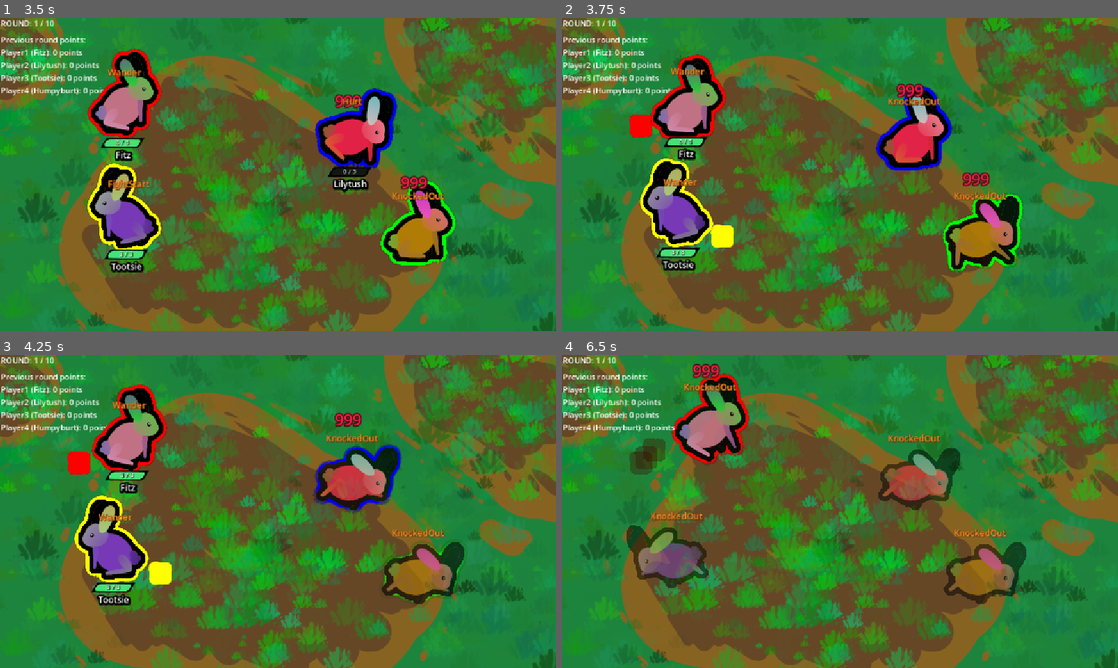
Above: before the commit, frames 1-4 (two rows, left to right).
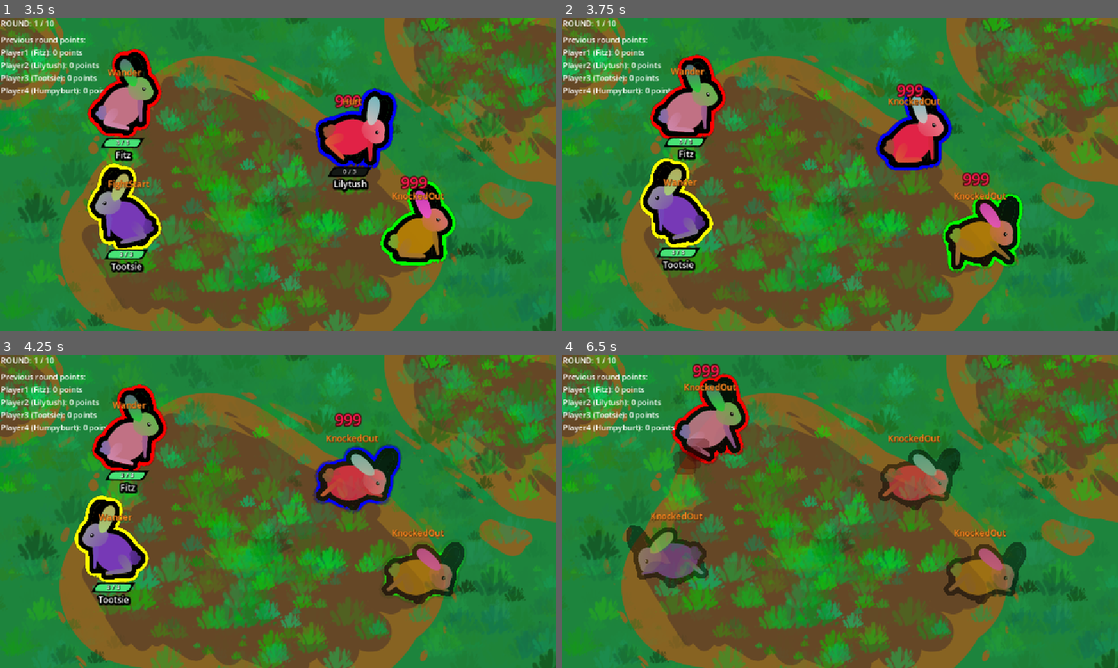
Above: after the commit, the same moments.

Repository: Galitie/tm2
Game: Godot game, scene res://test_scene.tscn
Two runs of this game, one before a commit and one after it. Both use one fixed random seed, a clock stepped at 60 frames per second and the inputs below. Sound files missing from this copy of the repository are replaced by a short silence.
Inputs (mouse positions are in pixels of both pictures, inside the frame that each line leads up to):
- Up to frame 1 (3.5 s): click (72, 68) at 0.52 s; click (72, 68) at 1.27 s; click (72, 68) at 2.02 s; tap Enter (ui_accept) at 2.75, 2.85, 3.02, 3.32 s; move the mouse to (400, 158) at 2.77 s; click (400, 158) at 2.92 s
- Up to frame 2 (3.75 s): drag from (728, 190) to (684, 115) at 3.52 s
- Up to frame 3 (4.25 s): no input
- Up to frame 4 (6.5 s): move the mouse to (895, 442) at 4.27 s; tap Enter (ui_accept) at 4.35, 5.85, 6.02, 6.32 s; click (895, 442) at 4.42 s; drag from (812, 574) to (650, 452) at 5.02 s; move the mouse to (1006, 558) at 5.77 s; click (1006, 558) at 5.92 s

Frame 1 is identical in both runs. In frame 2, 0.6% of the frame differs, in the area x 12-31%, y 30-74%; in frame 3, 0.6%; in frame 4, 1.1%, in the area x 12-27%, y 26-39%.

Commit message:
Slime updates

Diff:
--- a/StateMachine/hurt.gd
+++ b/StateMachine/hurt.gd
@@ -7,6 +7,7 @@
 	monster.velocity = Vector2.ZERO
 	monster.animation_player.play("hurt")
 
+
 func animation_finished(anim_name: String):
 	if monster.current_hp <= 0:
 		Transitioned.emit("knockedout")
@@ -15,7 +16,5 @@
 		var rand = [0,1].pick_random()
 		if rand:
 			ChooseNewState.emit("poop")
-		else:
-			ChooseNewState.emit()
-	else:
-		ChooseNewState.emit()
+			return
+	ChooseNewState.emit()
--- a/main.gd
+++ b/main.gd
@@ -30,6 +30,7 @@
 enum Modes {FIGHT, UPGRADE, CUSTOMIZE, GAME_END}
 
 var ready_players : Array[Node] = []
+
 
 func debug_stuff():
 	if Input.is_action_just_pressed("ui_accept") and current_mode == Modes.FIGHT:
@@ -140,7 +141,6 @@
 			if player.monster.pre_loaded_cards.size():
 				for pre_loaded_card in player.monster.pre_loaded_cards:
 					apply_card_resource_effects(pre_loaded_card, player)
-
 
 	for player_index in players.size():
 		var player = players[player_index]
@@ -206,6 +206,7 @@
 	#TODO: Make a real game end scene, placeholder for playtesting
 	if current_mode == Modes.GAME_END and Input.is_action_just_pressed("ui_accept"):
 		get_tree().reload_current_scene()
+
 
 func count_death(monster: Monster):
 	monster.remove_from_group("DepthEntity")
@@ -520,7 +521,7 @@
 func spawn_slime(monster):
 	var slime = preload("uid://upayf74ibwcl").instantiate()
 	slime.monster = monster
-	slime.global_position = monster.poop_checker.global_position
+	slime.global_position = monster.global_position + Vector2(0,30)
 	add_child(slime)
 	slime.add_to_group("Slime")
 	slime.add_to_group("CleanUp")
@@ -565,5 +566,5 @@
 
 func _on_slime_timer_timeout():
 	for player in players:
-		if player.slime_trail and player.monster.current_hp > 0:
+		if player.slime_trail and player.monster.current_hp > 0 and player.monster.velocity != Vector2.ZERO:
 			spawn_slime(player.monster)
--- a/monster.gd
+++ b/monster.gd
@@ -99,9 +99,7 @@
 
 		if current_state.contains("block"):
 			attacker = area.get_parent().get_parent()
-			if area.is_in_group("Projectile") and area.owner.monster == self:
-				return
-			if area.is_in_group("Slime") and area.owner.monster == self:
+			if area.is_in_group("Projectile") or area.is_in_group("Slime") and area.owner.monster == self:
 				return
 			take_damage(attacker, current_state, true)
 			return
@@ -129,6 +127,7 @@
 
 		if area.is_in_group("Slime") and area.owner.monster != self:
 			take_damage(null, current_state, true, attack_type.SLIME)
+
 
 func take_damage(attacker = null, current_state : String = "", ignore_crit: bool = false, type : attack_type = attack_type.NONE, override_damage : int = 0):
 	var damage : int
@@ -181,7 +180,7 @@
 	elif type == attack_type.PROJECTILE:
 		damage = 1
 		modify_hp(-damage)
-	if type == attack_type.SLIME:
+	elif type == attack_type.SLIME:
 		damage = 1
 		mod_text = " SLIME"
 		modify_hp(-damage)
--- a/slime_trail.gd
+++ b/slime_trail.gd
@@ -6,9 +6,9 @@
 
 
 func _ready():
-	#$CanvasGroup.material.set_shader_parameter("outer_color", monster.player_color)
+	modulate = monster.player_color
 	$Lifetime.start()
-	modulate = monster.player_color
+
 
 
 func _physics_process(delta):
@@ -17,5 +17,6 @@
 
 
 func _on_lifetime_timeout():
+	$Area/CollisionShape2D.disabled = true
 	await get_tree().create_tween().tween_property(sprite, "modulate", Color(Color.DARK_GREEN,0), 1.0).finished
 	queue_free()
--- a/slime_trail.tscn
+++ b/slime_trail.tscn
@@ -25,6 +25,7 @@
 position = Vector2(0, 14)
 
 [node name="Sprite2D" type="AnimatedSprite2D" parent="CanvasGroup"]
+texture_filter = 1
 sprite_frames = SubResource("SpriteFrames_xsvd0")
 offset = Vector2(0, -19)
 
Not shown, changed: Todo.txt
